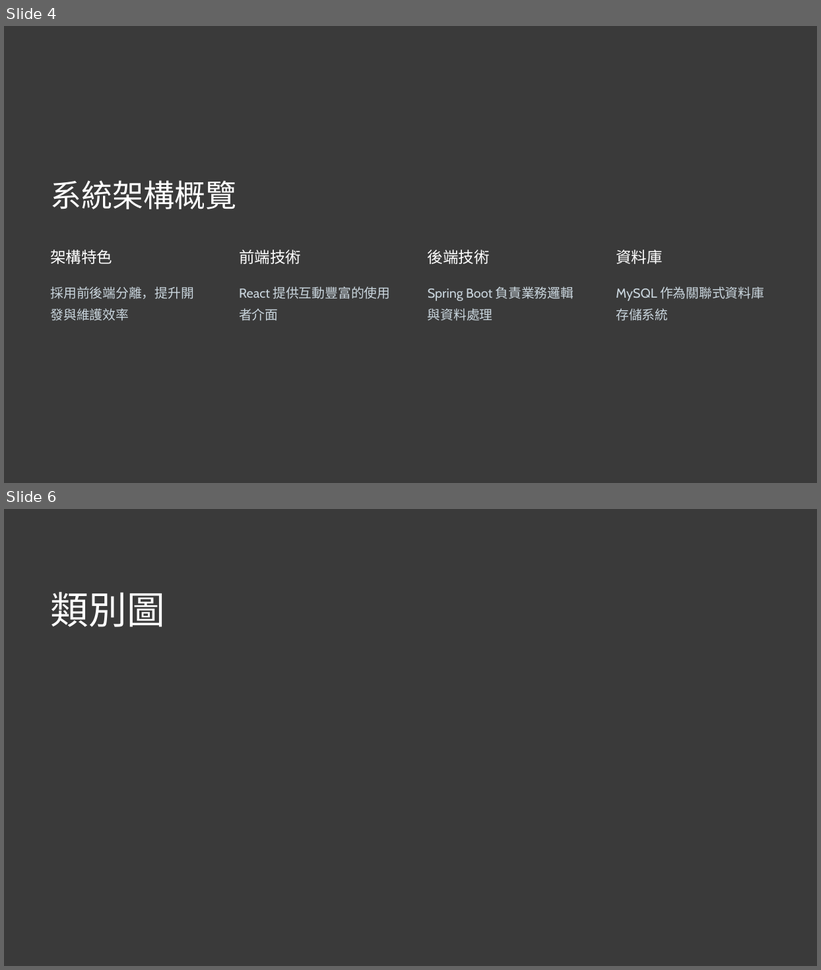
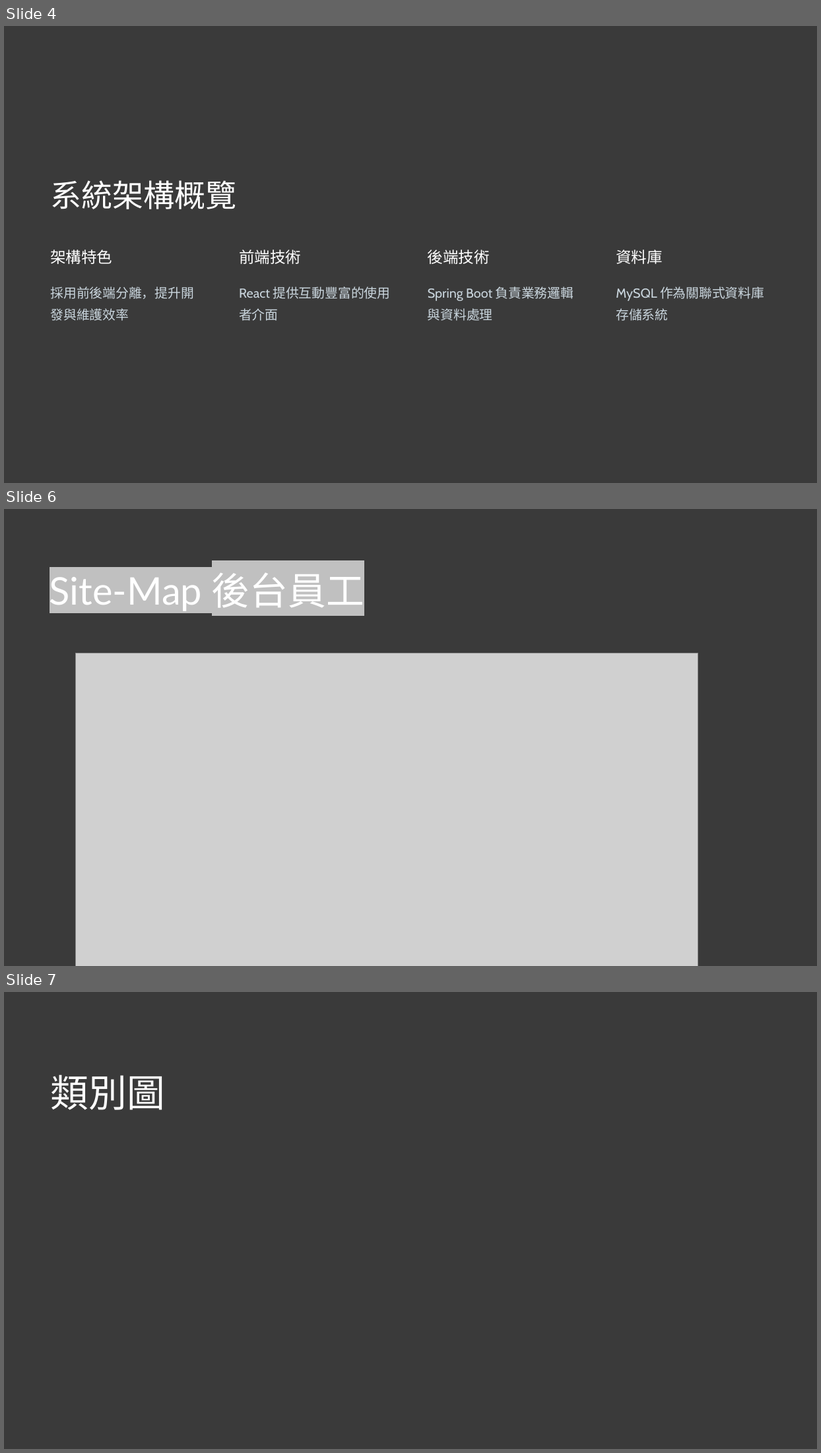
Before and after one commit to Balabababala/shoppingProject, a slide deck: 說明用工具/張允豪 購物網站 專題 ver.0.000002.pptx. Shown one above the other, each under a label of ours: slides 4 and 6 before the commit, slides 4, 6 and 7 after it; the slides between them are not shown. The pictures are 821x970 and 821x1453 pixels, drawn with LibreOffice and Linux fonts; fonts in the diff are those of the drawing; grey boxes stand for pictures. Boxes give left, top, right and bottom in pixels: in the first picture for what was removed or moved away, otherwise in the second. Text is boxed around its words. In the diff, an @@ line names an element or a change of style, - is before the commit and + after.

```diff
--- a/說明用工具/張允豪 購物網站 專題 ver.0.000002.pptx
+++ b/說明用工具/張允豪 購物網站 專題 ver.0.000002.pptx
@@ slide 6 added at box(4, 509, 817, 966), background #3A3A3A @@
@@ text added at box(50, 573, 364, 611), 54 pt, text #FFFFFF @@
+Site-Map 後台員工
@@ picture added at box(76, 654, 698, 966) @@
@@ what was slide 6 is now slide 7 @@
```
Also in this commit, not shown: 2 other slides added, 1 slide removed, 50 other files.
